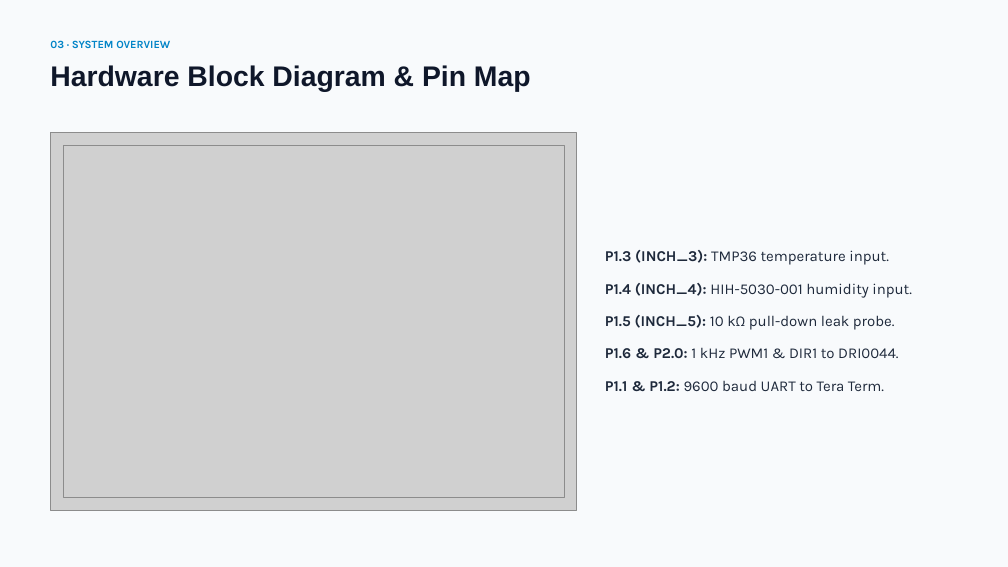
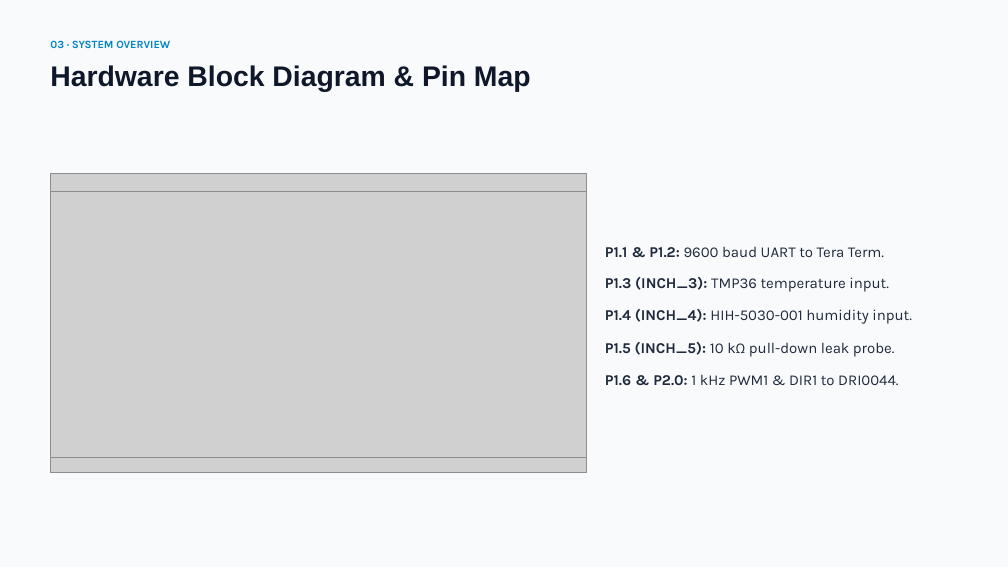
Before and after one commit to daviz04/L7_Project, a slide deck: slide 4 of Automated Liquid Cooling & Leak Detection Presentation.pptx. Drawn at 1008x567 pixels with LibreOffice and Linux fonts; fonts in the diff are those of the drawing; grey boxes stand for pictures. Boxes give left, top, right and bottom in pixels: in the first picture for what was removed or moved away, otherwise in the second. Text is boxed around its words. In the diff, an @@ line names an element or a change of style, - is before the commit and + after.

```diff
--- a/Automated Liquid Cooling & Leak Detection Presentation.pptx
+++ b/Automated Liquid Cooling & Leak Detection Presentation.pptx
@@ picture: place and size @@
-picture at [51, 132, 577, 510]
+picture at [51, 174, 587, 472]
@@ picture: place and size @@
-picture at [63, 145, 564, 498]
+picture at [51, 191, 587, 458]
@@ text "P1.1 & P1.2: 9600 baud ...": place and size @@
-text "P1.1 & P1.2: 9600 baud ..." at [605, 381, 884, 391]
+text "P1.1 & P1.2: 9600 baud ..." at [605, 247, 884, 257]
@@ 4 texts: place and size @@
-4 texts at [605, 250, 912, 358]
+4 texts at [605, 277, 912, 385]
```
Also in this commit, not shown: 9 other slides changed.
